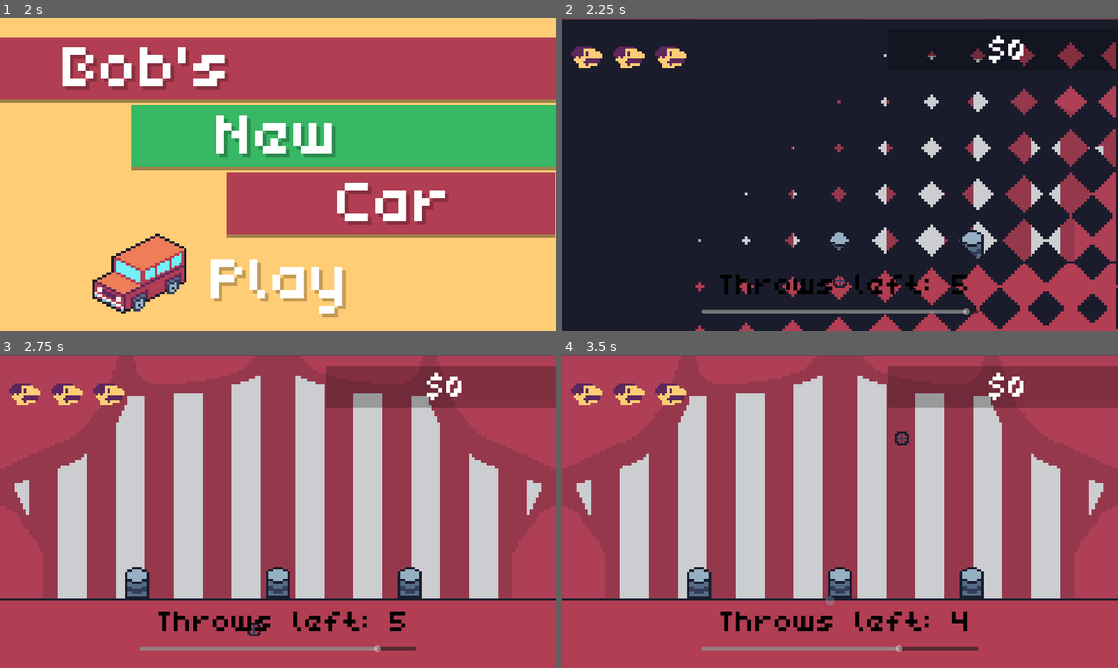
Above: before the commit, frames 1-4 (two rows, left to right).
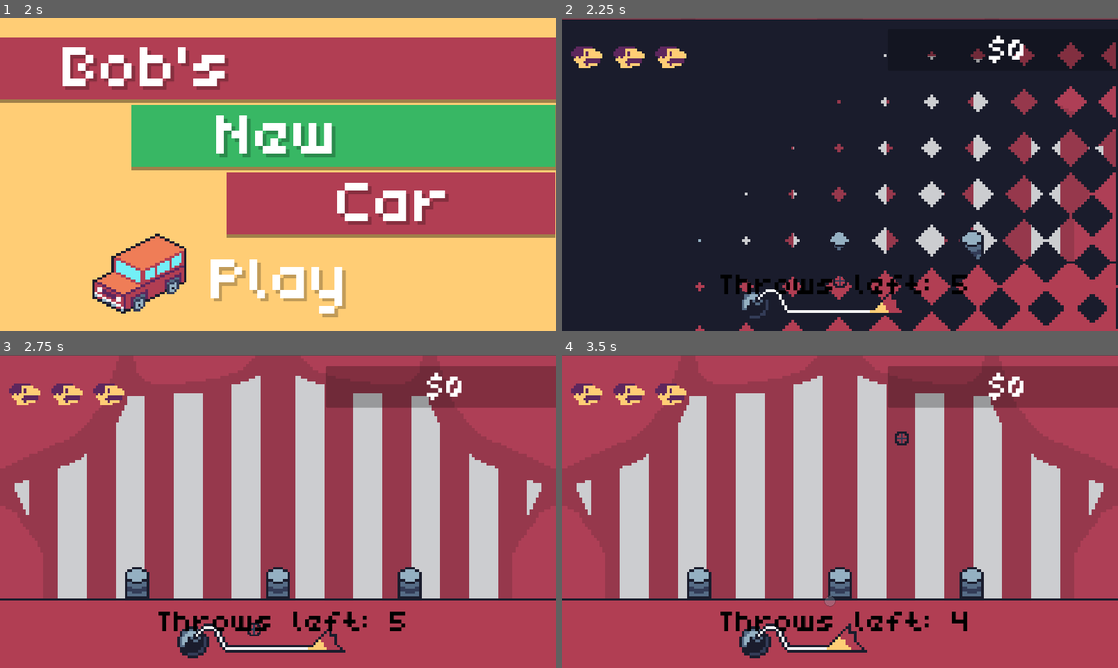
Above: after the commit, the same moments.

Repository: OfficialChaser/Mini-Jam-161
Game: Godot game, scene res://Scenes/main_menu.tscn
Two runs of this game, one before a commit and one after it. Both use one fixed random seed, a clock stepped at 60 frames per second and the inputs below.
Inputs (mouse positions are in pixels of both pictures, inside the frame that each line leads up to):
- Up to frame 1 (2 s): tap Enter (ui_accept) at 0.5, 0.77, 1.52 s; move the mouse to (400, 158) at 0.52 s; press the mouse at (400, 158) at 0.53 s; hold Right (ui_right) from 0.53 s (still down); move the mouse to (166, 190) at 1.27 s; release the mouse at (166, 190) at 1.28 s; click (166, 190) at 1.35 s
- Up to frame 2 (2.25 s): release Right (ui_right) at 2 s; click "Play" at 2 s
- Up to frame 3 (2.75 s): no input
- Up to frame 4 (3.5 s): move the mouse to (895, 442) at 2.77 s; press the mouse at (895, 442) at 2.78 s; hold Left (ui_left) from 2.78 s (still down)

Frame 1 is identical in both runs. In frame 2, 1.0% of the frame differs, in the area x 25-76%, y 69-96%; in frame 3, 1.5%, in the area x 25-76%, y 69-97%; in frame 4, 1.5%.

Commit message:
timer working

Diff:
--- a/Scenes/carnival_game.tscn
+++ b/Scenes/carnival_game.tscn
@@ -55,11 +55,11 @@
 scale = Vector2(0.164313, 0.2)
 
 [node name="Can2" parent="Table" instance=ExtResource("2_37jhm")]
-position = Vector2(-0.616173, -24.6)
+position = Vector2(-0.616, -24.5)
 scale = Vector2(0.164313, 0.2)
 
 [node name="Can3" parent="Table" instance=ExtResource("2_37jhm")]
-position = Vector2(44.2413, -24.6)
+position = Vector2(44.241, -24.5)
 scale = Vector2(0.164313, 0.2)
 
 [node name="MoveMouseTimer" type="Timer" parent="."]
--- a/Scenes/gui.tscn
+++ b/Scenes/gui.tscn
@@ -34,6 +34,7 @@
 [ext_resource type="Texture2D" uid="uid://bnm10ind7ojs6" path="res://Assets/win/win28.png" id="32_cg46t"]
 [ext_resource type="Texture2D" uid="uid://clwlbelyh1078" path="res://Assets/win/win29.png" id="33_ylmpq"]
 [ext_resource type="Texture2D" uid="uid://cv2ynl0vw3eu8" path="res://Assets/win/win30.png" id="34_qoru7"]
+[ext_resource type="Texture2D" uid="uid://cdc5arcncn63d" path="res://Assets/timer/timer-sheet.png" id="34_vrtxj"]
 
 [sub_resource type="SpriteFrames" id="SpriteFrames_thp88"]
 animations = [{
@@ -136,6 +137,163 @@
 "loop": false,
 "name": &"win",
 "speed": 30.0
+}]
+
+[sub_resource type="AtlasTexture" id="AtlasTexture_87ot6"]
+atlas = ExtResource("34_vrtxj")
+region = Rect2(0, 0, 80, 32)
+
+[sub_resource type="AtlasTexture" id="AtlasTexture_slsg3"]
+atlas = ExtResource("34_vrtxj")
+region = Rect2(1520, 0, 80, 32)
+
+[sub_resource type="AtlasTexture" id="AtlasTexture_6rdv1"]
+atlas = ExtResource("34_vrtxj")
+region = Rect2(0, 0, 80, 32)
+
+[sub_resource type="AtlasTexture" id="AtlasTexture_kx6y1"]
+atlas = ExtResource("34_vrtxj")
+region = Rect2(80, 0, 80, 32)
+
+[sub_resource type="AtlasTexture" id="AtlasTexture_p2rra"]
+atlas = ExtResource("34_vrtxj")
+region = Rect2(160, 0, 80, 32)
+
+[sub_resource type="AtlasTexture" id="AtlasTexture_w5u05"]
+atlas = ExtResource("34_vrtxj")
+region = Rect2(240, 0, 80, 32)
+
+[sub_resource type="AtlasTexture" id="AtlasTexture_55ha4"]
+atlas = ExtResource("34_vrtxj")
+region = Rect2(320, 0, 80, 32)
+
+[sub_resource type="AtlasTexture" id="AtlasTexture_6sh1p"]
+atlas = ExtResource("34_vrtxj")
+region = Rect2(400, 0, 80, 32)
+
+[sub_resource type="AtlasTexture" id="AtlasTexture_230n8"]
+atlas = ExtResource("34_vrtxj")
+region = Rect2(480, 0, 80, 32)
+
+[sub_resource type="AtlasTexture" id="AtlasTexture_2rrur"]
+atlas = ExtResource("34_vrtxj")
+region = Rect2(560, 0, 80, 32)
+
+[sub_resource type="AtlasTexture" id="AtlasTexture_4qinb"]
+atlas = ExtResource("34_vrtxj")
+region = Rect2(640, 0, 80, 32)
+
+[sub_resource type="AtlasTexture" id="AtlasTexture_ca874"]
+atlas = ExtResource("34_vrtxj")
+region = Rect2(720, 0, 80, 32)
+
+[sub_resource type="AtlasTexture" id="AtlasTexture_0a7vh"]
+atlas = ExtResource("34_vrtxj")
+region = Rect2(800, 0, 80, 32)
+
+[sub_resource type="AtlasTexture" id="AtlasTexture_kmagq"]
+atlas = ExtResource("34_vrtxj")
+region = Rect2(880, 0, 80, 32)
+
+[sub_resource type="AtlasTexture" id="AtlasTexture_eongg"]
+atlas = ExtResource("34_vrtxj")
+region = Rect2(960, 0, 80, 32)
+
+[sub_resource type="AtlasTexture" id="AtlasTexture_ud033"]
+atlas = ExtResource("34_vrtxj")
+region = Rect2(1040, 0, 80, 32)
+
+[sub_resource type="AtlasTexture" id="AtlasTexture_jl4qf"]
+atlas = ExtResource("34_vrtxj")
+region = Rect2(1120, 0, 80, 32)
+
+[sub_resource type="SpriteFrames" id="SpriteFrames_m7kej"]
+animations = [{
+"frames": [{
+"duration": 1.0,
+"texture": SubResource("AtlasTexture_87ot6")
+}],
+"loop": true,
+"name": &"default",
+"speed": 5.0
+}, {
+"frames": [{
+"duration": 1.0,
+"texture": SubResource("AtlasTexture_slsg3")
+}],
+"loop": false,
+"name": &"kaboom",
+"speed": 30.0
+}, {
+"frames": [{
+"duration": 1.0,
+"texture": SubResource("AtlasTexture_6rdv1")
+}, {
+"duration": 1.0,
+"texture": SubResource("AtlasTexture_kx6y1")
+}, {
+"duration": 1.0,
+"texture": SubResource("AtlasTexture_p2rra")
+}],
+"loop": true,
+"name": &"loop1",
+"speed": 5.0
+}, {
+"frames": [{
+"duration": 1.0,
+"texture": SubResource("AtlasTexture_w5u05")
+}, {
+"duration": 1.0,
+"texture": SubResource("AtlasTexture_55ha4")
+}, {
+"duration": 1.0,
+"texture": SubResource("AtlasTexture_6sh1p")
+}],
+"loop": true,
+"name": &"loop2",
+"speed": 5.0
+}, {
+"frames": [{
+"duration": 1.0,
+"texture": SubResource("AtlasTexture_230n8")
+}, {
+"duration": 1.0,
+"texture": SubResource("AtlasTexture_2rrur")
+}, {
+"duration": 1.0,
+"texture": SubResource("AtlasTexture_4qinb")
+}],
+"loop": true,
+"name": &"loop3",
+"speed": 5.0
+}, {
+"frames": [{
+"duration": 1.0,
+"texture": SubResource("AtlasTexture_ca874")
+}, {
+"duration": 1.0,
+"texture": SubResource("AtlasTexture_0a7vh")
+}, {
+"duration": 1.0,
+"texture": SubResource("AtlasTexture_kmagq")
+}],
+"loop": true,
+"name": &"loop4",
+"speed": 5.0
+}, {
+"frames": [{
+"duration": 1.0,
+"texture": SubResource("AtlasTexture_eongg")
+}, {
+"duration": 1.0,
+"texture": SubResource("AtlasTexture_ud033")
+}, {
+"duration": 1.0,
+"texture": SubResource("AtlasTexture_jl4qf")
+}],
+"loop": true,
+"name": &"loop5",
+"speed": 5.0
 }]
 
 [node name="GUI" type="Control"]
@@ -148,7 +306,7 @@
 mouse_filter = 2
 script = ExtResource("1_8qp27")
 
-[node name="AnimatedSprite2D" type="AnimatedSprite2D" parent="."]
+[node name="winscreen" type="AnimatedSprite2D" parent="."]
 position = Vector2(575, 325)
 scale = Vector2(6, 6)
 sprite_frames = SubResource("SpriteFrames_thp88")
@@ -172,7 +330,16 @@
 [node name="Life3" parent="LivesContainer" instance=ExtResource("1_1hwr2")]
 layout_mode = 2
 
+[node name="timeranim" type="AnimatedSprite2D" parent="."]
+position = Vector2(588, 539)
+scale = Vector2(5.53125, 5.53125)
+sprite_frames = SubResource("SpriteFrames_m7kej")
+animation = &"kaboom"
+
+[node name="AnimationPlayer" type="AnimationPlayer" parent="timeranim"]
+
 [node name="TimerSlider" type="HSlider" parent="."]
+visible = false
 layout_mode = 1
 anchors_preset = 7
 anchor_left = 0.5
--- a/Scenes/transition_screen.tscn
+++ b/Scenes/transition_screen.tscn
@@ -295,7 +295,7 @@
 "speed": 30.0
 }, {
 "frames": [{
-"duration": 0.5,
+"duration": 1.0,
 "texture": SubResource("AtlasTexture_vlka5")
 }, {
 "duration": 1.0,
@@ -343,12 +343,12 @@
 "duration": 1.0,
 "texture": SubResource("AtlasTexture_kl11u")
 }],
-"loop": true,
+"loop": false,
 "name": &"FadeOut",
 "speed": 30.0
 }, {
 "frames": [{
-"duration": 1.5,
+"duration": 1.0,
 "texture": SubResource("AtlasTexture_8d7qi")
 }, {
 "duration": 1.0,
@@ -429,9 +429,9 @@
 "duration": 1.0,
 "texture": SubResource("AtlasTexture_n0f1k")
 }],
-"loop": true,
+"loop": false,
 "name": &"bob",
-"speed": 5.0
+"speed": 15.0
 }, {
 "frames": [],
 "loop": true,
@@ -449,7 +449,7 @@
 position = Vector2(576.812, 326)
 scale = Vector2(6.00196, 5.98148)
 sprite_frames = SubResource("SpriteFrames_cib42")
-animation = &"FadeIn"
+animation = &"bob"
 autoplay = "default"
 
 [connection signal="animation_finished" from="AnimatedSprite2D" to="." method="_on_animated_finished"]
--- a/Scripts/carnival_game.gd
+++ b/Scripts/carnival_game.gd
@@ -17,7 +17,7 @@
 @onready var throws_label = $CanvasLayer/ThrowsLabel
 
 func _ready():
-	TransitionScreen.fade_full()
+	TransitionScreen.fade_in()
 	$CrosshairSprite.global_position = get_global_mouse_position()
 	balls_left = Global.throws
 	new_location = get_global_mouse_position() + random_point()
--- a/Scripts/global.gd
+++ b/Scripts/global.gd
@@ -66,7 +66,6 @@
 	pass
 
 func queue_next_scene():
-	TransitionScreen.fade_out()
 	if (lives != 0):
 		reset_upgrades()
 		previous_minigame = current_minigame
--- a/Scripts/gui.gd
+++ b/Scripts/gui.gd
@@ -37,5 +37,5 @@
 
 func _on_carnival_game_won():
 	if !win_anim_played:
-		$AnimatedSprite2D.play("win")
+		$winscreen.play("win")
 		win_anim_played = true
--- a/Scripts/paycheck_game.gd
+++ b/Scripts/paycheck_game.gd
@@ -19,6 +19,7 @@
 var new_camera_loc := Vector2.ZERO
 
 func _ready():
+	TransitionScreen.fade_in()
 	for loc in left_spawn_locations.get_children():
 		spawn_locations[loc] = Vector2.RIGHT
 	for loc in right_spawn_locations.get_children():
--- a/Scripts/timer_slider.gd
+++ b/Scripts/timer_slider.gd
@@ -2,6 +2,7 @@
 
 var duration := 3.0
 @onready var timer = $Timer
+@onready var timerAnim = $"../timeranim"
 
 var upgrade_menu = false
 
@@ -18,8 +19,18 @@
 
 func _process(_delta):
 	if !MinigameManager.minigame_complete:
-		value = timer.time_left
-
+		if(timer.time_left<1):
+			timerAnim.play("kaboom")
+		elif(timer.time_left<2):
+			timerAnim.play("loop5")
+		elif(timer.time_left<3):
+			timerAnim.play("loop4")
+		elif(timer.time_left<4):
+			timerAnim.play("loop3")
+		elif(timer.time_left<5):
+			timerAnim.play("loop2")
+		else:
+			timerAnim.play("loop1")
 func initialize():
 	timer.wait_time = duration
 	max_value = duration
--- a/Scripts/transition_screen.gd
+++ b/Scripts/transition_screen.gd
@@ -6,21 +6,6 @@
 
 func _ready():
 	fade_in()
-
-func fade_full():
-	fade_out()
-	bob()
-	fade_in()
-
-func fade_out():
-	anim_sprite.visible = true
-	anim_sprite.play("FadeOut")
-	await anim_sprite.animation_finished
-
-func bob():
-	anim_sprite.visible = true
-	anim_sprite.play("bob")
-	await anim_sprite.animation_finished
 
 func fade_in():
 	anim_sprite.visible = true
Not shown: 1 places in Scenes/gui.tscn that only renumber resources
